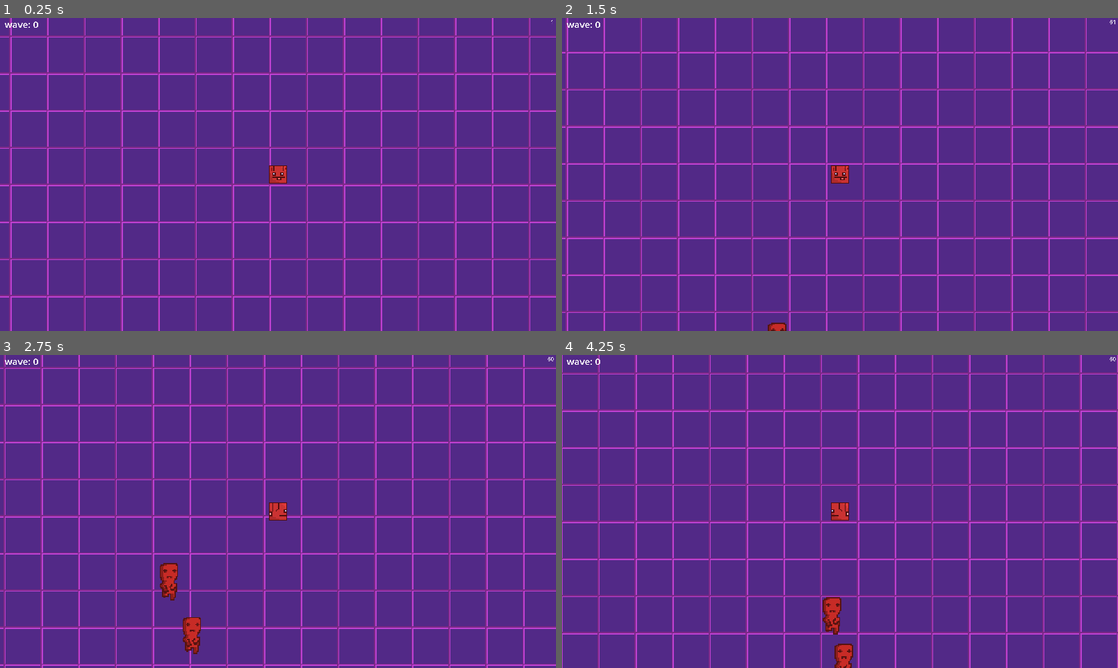
Above: before the commit, frames 1-4 (two rows, left to right).
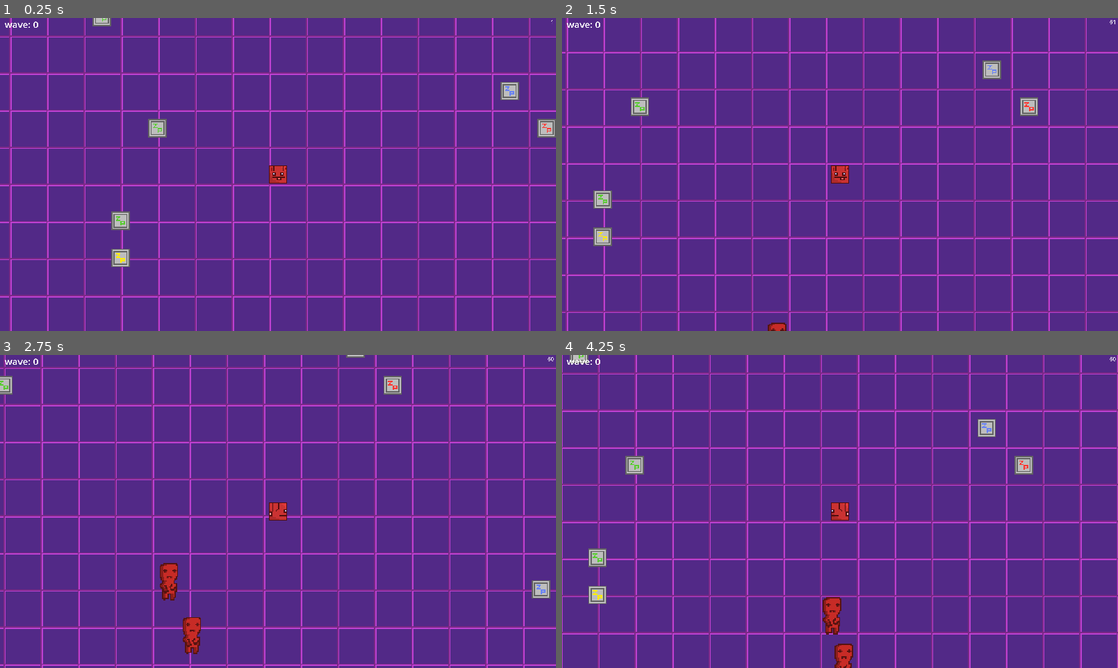
Above: after the commit, the same moments.

Repository: jstoone/zynth-zombies
Game: Godot game, scene res://core/game.tscn
The game is run twice, just before and just after one commit, with the same random seed, the same clock (stepped at 60 frames per second) and the same inputs.
Inputs:
- Up to frame 1 (0.25 s): no input
- Up to frame 2 (1.5 s): tap Enter at 0.5 s; hold D (right) 0.53-1.28 s; hold S (down) from 1.28 s (still down)
- Up to frame 3 (2.75 s): release S (down) at 2.03 s; hold D (right) from 2.03 s (still down)
- Up to frame 4 (4.25 s): release D (right) at 2.78 s; hold W (up) 2.78-3.53 s; hold A (left) from 3.53 s (still down)

The runs differ from the first frame. In frame 1, 1.1% of the frame differs, in the area x 16-100%, y 0-80%; in frame 2, 1.0%; in frame 3, 0.6%; in frame 4, 1.1%.
Error before the commit: Parse Error: Function "map_to_world()" not found in base self. (res://core/world_map.gd:20)

Commit message:
🚀 Update to Godot 4 beta1

Diff:
--- a/core/world_map.gd
+++ b/core/world_map.gd
@@ -8,15 +8,15 @@
 
 # Called when the node enters the scene tree for the first time.
 func _ready():
-    spawn_zynth_pads();
+    _spawn_zynth_pads();
 
-func spawn_zynth_pads() -> void:
+func _spawn_zynth_pads() -> void:
     var cells: Array[Vector2i] = get_used_cells(0)
     for pad in range(0, pad_count):
         for pad_color in Globals.COLORS.values():
             var random_cell_index = _rng.randi_range(0, cells.size() - 1)
             var cell_position = cells[random_cell_index]
             var new_pad:ZynthPad = pad_resource.instantiate()
-            new_pad.position = map_to_world(cell_position)
+            new_pad.position = map_to_local(cell_position)
             new_pad.set_color(pad_color)
             self.add_child(new_pad);
--- a/effects/death_effect.tscn
+++ b/effects/death_effect.tscn
@@ -6,46 +6,46 @@
 
 [sub_resource type="ShaderMaterial" id="ShaderMaterial_6bxru"]
 shader = ExtResource("1_sso3b")
-linear_accel_max = -6.49
-linear_accel_min = -44.32
-orbit_velocity_max = 0.0
-orbit_velocity_min = 0.0
-radial_accel_max = 0.0
-radial_accel_min = 0.0
-scale_max = 1.0
-scale_min = 0.2
-spread = 25.0
-sprite = ExtResource("2_kwh54")
-tangent_accel_max = 0.0
-tangent_accel_min = 0.0
-turbulence_influence_max = null
-turbulence_influence_min = null
-turbulence_initial_displacement_max = null
-turbulence_initial_displacement_min = null
-turbulence_noise_scale = null
-turbulence_noise_speed = null
-turbulence_noise_speed_random = null
-turbulence_noise_strength = null
-angular_velocity_max = 0.0
-angular_velocity_min = 0.0
-anim_offset_max = 0.0
-anim_offset_min = 0.0
-anim_speed_max = 0.0
-anim_speed_min = 0.0
-color_value = Color(1, 1, 1, 1)
-damping_max = 0.0
-damping_min = 0.0
-direction = Vector3(-200, -100, 0)
-emission_box_extents = Vector3(8, 16, 1)
-flatness = 1.0
-gravity = Vector3(0, -1e-06, 0)
-hue_variation_max = 0.0
-hue_variation_min = 0.0
-initial_angle_max = 90.0
-initial_angle_min = -90.0
-initial_linear_velocity_max = 50.0
-initial_linear_velocity_min = 10.0
-lifetime_randomness = 0.0
+shader_parameter/linear_accel_max = -6.49
+shader_parameter/linear_accel_min = -44.32
+shader_parameter/orbit_velocity_max = 0.0
+shader_parameter/orbit_velocity_min = 0.0
+shader_parameter/radial_accel_max = 0.0
+shader_parameter/radial_accel_min = 0.0
+shader_parameter/scale_max = 1.0
+shader_parameter/scale_min = 0.2
+shader_parameter/spread = 25.0
+shader_parameter/sprite = ExtResource("2_kwh54")
+shader_parameter/tangent_accel_max = 0.0
+shader_parameter/tangent_accel_min = 0.0
+shader_parameter/turbulence_influence_max = null
+shader_parameter/turbulence_influence_min = null
+shader_parameter/turbulence_initial_displacement_max = null
+shader_parameter/turbulence_initial_displacement_min = null
+shader_parameter/turbulence_noise_scale = null
+shader_parameter/turbulence_noise_speed = null
+shader_parameter/turbulence_noise_speed_random = null
+shader_parameter/turbulence_noise_strength = null
+shader_parameter/angular_velocity_max = 0.0
+shader_parameter/angular_velocity_min = 0.0
+shader_parameter/anim_offset_max = 0.0
+shader_parameter/anim_offset_min = 0.0
+shader_parameter/anim_speed_max = 0.0
+shader_parameter/anim_speed_min = 0.0
+shader_parameter/color_value = Color(1, 1, 1, 1)
+shader_parameter/damping_max = 0.0
+shader_parameter/damping_min = 0.0
+shader_parameter/direction = Vector3(-200, -100, 0)
+shader_parameter/emission_box_extents = Vector3(8, 16, 1)
+shader_parameter/flatness = 1.0
+shader_parameter/gravity = Vector3(0, -1e-06, 0)
+shader_parameter/hue_variation_max = 0.0
+shader_parameter/hue_variation_min = 0.0
+shader_parameter/initial_angle_max = 90.0
+shader_parameter/initial_angle_min = -90.0
+shader_parameter/initial_linear_velocity_max = 50.0
+shader_parameter/initial_linear_velocity_min = 10.0
+shader_parameter/lifetime_randomness = 0.0
 
 [node name="death_effect" type="GPUParticles2D"]
 modulate = Color(1, 0.215686, 0.192157, 0.666667)
--- a/enemies/zombie.tscn
+++ b/enemies/zombie.tscn
@@ -70,7 +70,6 @@
 
 [node name="AnimatedSprite2D" type="AnimatedSprite2D" parent="."]
 frames = SubResource("SpriteFrames_heoko")
-frame = 10
 playing = true
 
 [node name="CollisionShape2D" type="CollisionShape2D" parent="."]
--- a/project.godot
+++ b/project.godot
@@ -74,26 +74,26 @@
 
 up={
 "deadzone": 0.5,
-"events": [Object(InputEventKey,"resource_local_to_scene":false,"resource_name":"","device":-1,"window_id":0,"store_command":true,"alt_pressed":false,"shift_pressed":false,"ctrl_pressed":false,"command_pressed":false,"pressed":false,"keycode …(67 unchanged characters)…
-, Object(InputEventKey,"resource_local_to_scene":false,"resource_name":"","device":0,"window_id":0,"store_command":true,"alt_pressed":false,"shift_pressed":false,"ctrl_pressed":false,"command_pressed":false,"pressed":false,"keycode …(71 unchanged characters)…
+"events": [Object(InputEventKey,"resource_local_to_scene":false,"resource_name":"","device":-1,"window_id":0,"alt_pressed":false,"shift_pressed":false,"ctrl_pressed":false,"meta_pressed":false,"pressed":false,"keycode …(67 unchanged characters)…
+, Object(InputEventKey,"resource_local_to_scene":false,"resource_name":"","device":0,"window_id":0,"alt_pressed":false,"shift_pressed":false,"ctrl_pressed":false,"meta_pressed":false,"pressed":false,"keycode …(71 unchanged characters)…
 ]
 }
 down={
 "deadzone": 0.5,
-"events": [Object(InputEventKey,"resource_local_to_scene":false,"resource_name":"","device":0,"window_id":0,"store_command":true,"alt_pressed":false,"shift_pressed":false,"ctrl_pressed":false,"command_pressed":false,"pressed":false,"keycode …(65 unchanged characters)…
-, Object(InputEventKey,"resource_local_to_scene":false,"resource_name":"","device":0,"window_id":0,"store_command":true,"alt_pressed":false,"shift_pressed":false,"ctrl_pressed":false,"command_pressed":false,"pressed":false,"keycode …(71 unchanged characters)…
+"events": [Object(InputEventKey,"resource_local_to_scene":false,"resource_name":"","device":0,"window_id":0,"alt_pressed":false,"shift_pressed":false,"ctrl_pressed":false,"meta_pressed":false,"pressed":false,"keycode …(65 unchanged characters)…
+, Object(InputEventKey,"resource_local_to_scene":false,"resource_name":"","device":0,"window_id":0,"alt_pressed":false,"shift_pressed":false,"ctrl_pressed":false,"meta_pressed":false,"pressed":false,"keycode …(71 unchanged characters)…
 ]
 }
 left={
 "deadzone": 0.5,
-"events": [Object(InputEventKey,"resource_local_to_scene":false,"resource_name":"","device":0,"window_id":0,"store_command":true,"alt_pressed":false,"shift_pressed":false,"ctrl_pressed":false,"command_pressed":false,"pressed":false,"keycode …(65 unchanged characters)…
-, Object(InputEventKey,"resource_local_to_scene":false,"resource_name":"","device":0,"window_id":0,"store_command":true,"alt_pressed":false,"shift_pressed":false,"ctrl_pressed":false,"command_pressed":false,"pressed":false,"keycode …(71 unchanged characters)…
+"events": [Object(InputEventKey,"resource_local_to_scene":false,"resource_name":"","device":0,"window_id":0,"alt_pressed":false,"shift_pressed":false,"ctrl_pressed":false,"meta_pressed":false,"pressed":false,"keycode …(65 unchanged characters)…
+, Object(InputEventKey,"resource_local_to_scene":false,"resource_name":"","device":0,"window_id":0,"alt_pressed":false,"shift_pressed":false,"ctrl_pressed":false,"meta_pressed":false,"pressed":false,"keycode …(71 unchanged characters)…
 ]
 }
 right={
 "deadzone": 0.5,
-"events": [Object(InputEventKey,"resource_local_to_scene":false,"resource_name":"","device":0,"window_id":0,"store_command":true,"alt_pressed":false,"shift_pressed":false,"ctrl_pressed":false,"command_pressed":false,"pressed":false,"keycode …(65 unchanged characters)…
-, Object(InputEventKey,"resource_local_to_scene":false,"resource_name":"","device":0,"window_id":0,"store_command":true,"alt_pressed":false,"shift_pressed":false,"ctrl_pressed":false,"command_pressed":false,"pressed":false,"keycode …(71 unchanged characters)…
+"events": [Object(InputEventKey,"resource_local_to_scene":false,"resource_name":"","device":0,"window_id":0,"alt_pressed":false,"shift_pressed":false,"ctrl_pressed":false,"meta_pressed":false,"pressed":false,"keycode …(65 unchanged characters)…
+, Object(InputEventKey,"resource_local_to_scene":false,"resource_name":"","device":0,"window_id":0,"alt_pressed":false,"shift_pressed":false,"ctrl_pressed":false,"meta_pressed":false,"pressed":false,"keycode …(71 unchanged characters)…
 ]
 }
 
